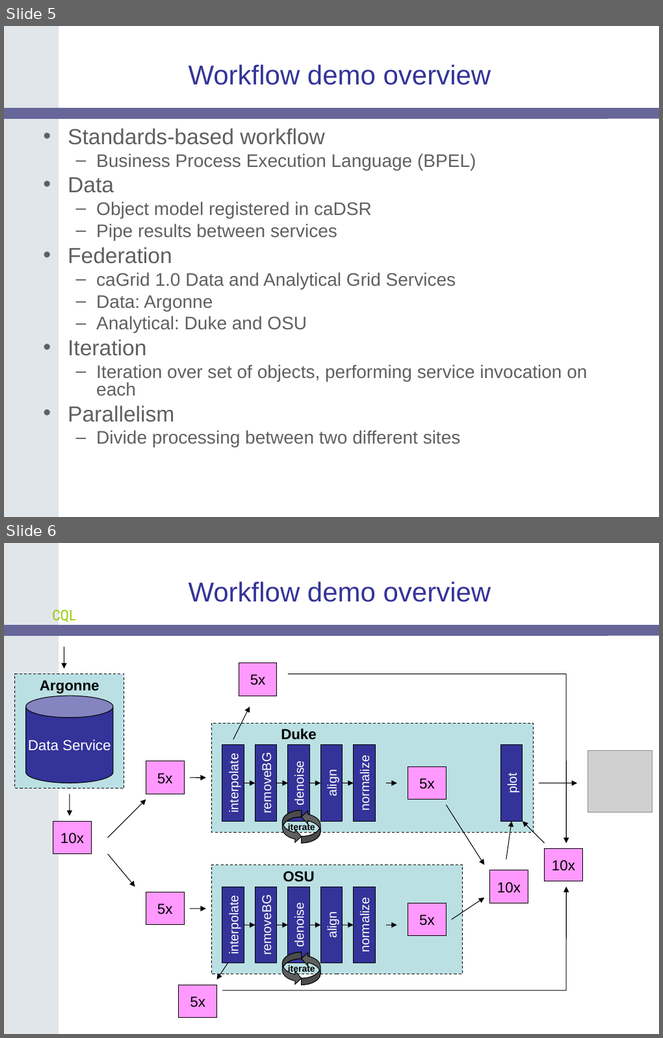
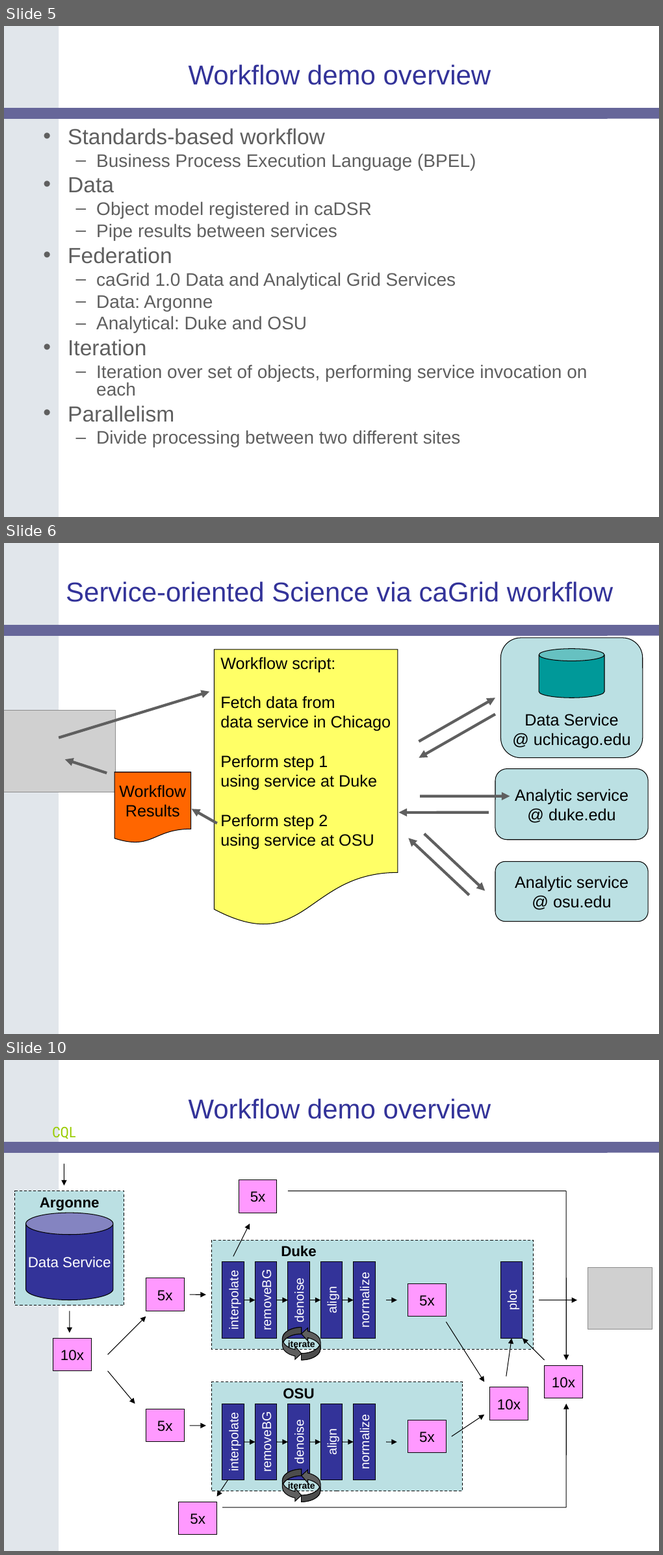
Before and after one commit to NCIP/cagrid-portal, a slide deck: cagrid-1-0/Documentation/presentations/200604_AnnualMeeting/caGrid-1.0-Demo.ppt. Shown one above the other, each under a label of ours: slides 5 and 6 before the commit, slides 5, 6 and 10 after it; the slides between them are not shown. The pictures are 663x1038 and 663x1555 pixels, drawn with LibreOffice and Linux fonts; fonts in the diff are those of the drawing; grey boxes stand for pictures; background and template pictures are left out. Boxes give left, top, right and bottom in pixels: in the first picture for what was removed or moved away, otherwise in the second. Text is boxed around its words. In the diff, an @@ line names an element or a change of style, - is before the commit and + after.

Commit message:
Added visual slides for workflow Demo introduction.

```diff
--- a/cagrid-1-0/Documentation/presentations/200604_AnnualMeeting/caGrid-1.0-Demo.ppt
+++ b/cagrid-1-0/Documentation/presentations/200604_AnnualMeeting/caGrid-1.0-Demo.ppt
@@ slide 6 added at bbox=[4, 543, 659, 1034], background #FFFFFF; not listed: 2 template elements that a slide beside it also shows @@
@@ title added at bbox=[66, 581, 613, 602], 30 pt, text #333399 @@
+Service-oriented Science via caGrid workflow
@@ rounded rectangle added at bbox=[501, 638, 643, 758], fill #BBE0E3, outline #000000 0.74 pt, 18 pt, text #000000 @@
+Data Service
+@ uchicago.edu
@@ flow chart document added at bbox=[215, 650, 398, 928], fill #FFFF66, outline #000000 0.74 pt, 18 pt, text #000000 @@
+Workflow script:
+Fetch data from
+data service in Chicago
+Perform step 1
+using service at Duke
+Perform step 2
+using service at OSU
@@ cylinder added at bbox=[540, 648, 605, 698], fill #009999, outline #000000 0.74 pt @@
@@ arrow added from (59, 737) to (210, 692), #5F5F5F 3 pt @@
@@ arrow added from (419, 741) to (495, 698), #5F5F5F 3 pt @@
@@ picture added at bbox=[4, 710, 115, 792] @@
@@ arrow added from (495, 714) to (419, 758), #5F5F5F 3 pt @@
@@ arrow added from (107, 773) to (65, 760), #5F5F5F 3 pt @@
@@ flow chart document added at bbox=[114, 772, 191, 843], fill #FF6600, outline #000000 0.74 pt, 18 pt, text #000000 @@
+Workflow
+Results
@@ rounded rectangle added at bbox=[495, 769, 648, 840], fill #BBE0E3, outline #000000 0.74 pt, 18 pt, text #000000 @@
+Analytic service
+@ duke.edu
@@ arrow added from (217, 823) to (191, 809), #5F5F5F 3 pt @@
@@ arrow added from (489, 813) to (399, 813), #5F5F5F 3 pt @@
@@ arrow added from (420, 797) to (510, 797), #5F5F5F 3 pt @@
@@ arrow added from (425, 834) to (485, 891), #5F5F5F 3 pt @@
@@ arrow added from (469, 895) to (408, 839), #5F5F5F 3 pt @@
@@ rounded rectangle added at bbox=[495, 861, 648, 922], fill #BBE0E3, outline #000000 0.74 pt, 18 pt, text #000000 @@
+Analytic service
+@ osu.edu
@@ what was slide 6 is now slide 10 @@
```
Also in this commit, not shown: 3 other slides added.
